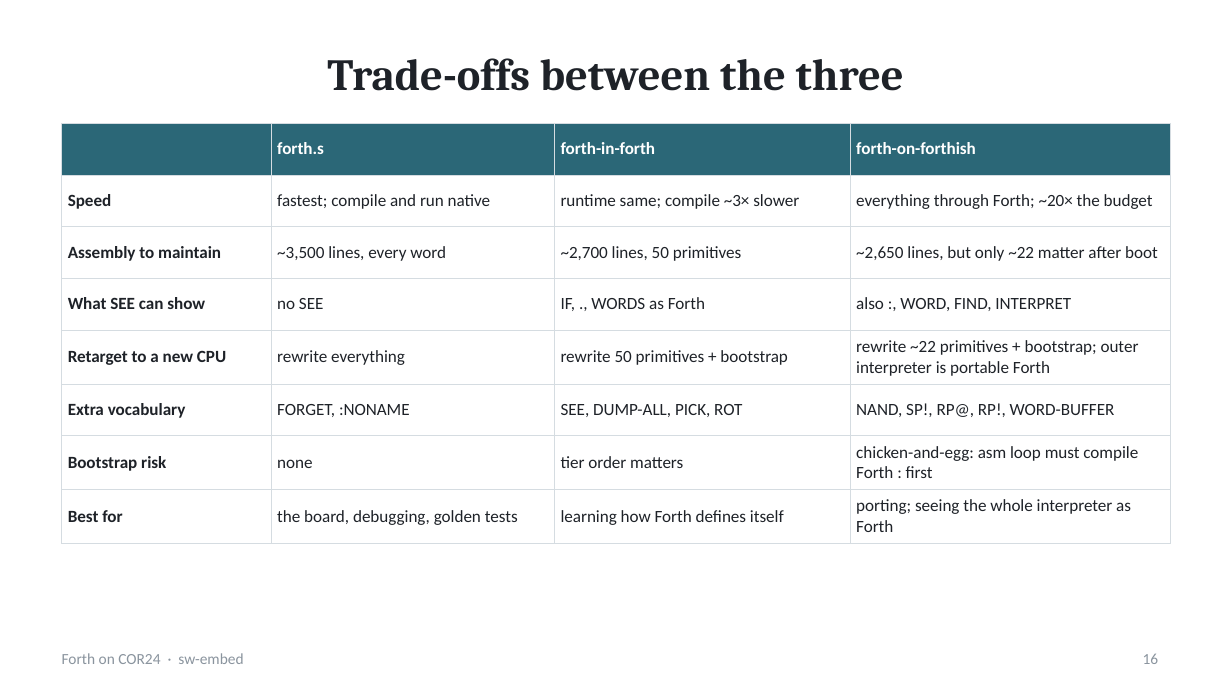
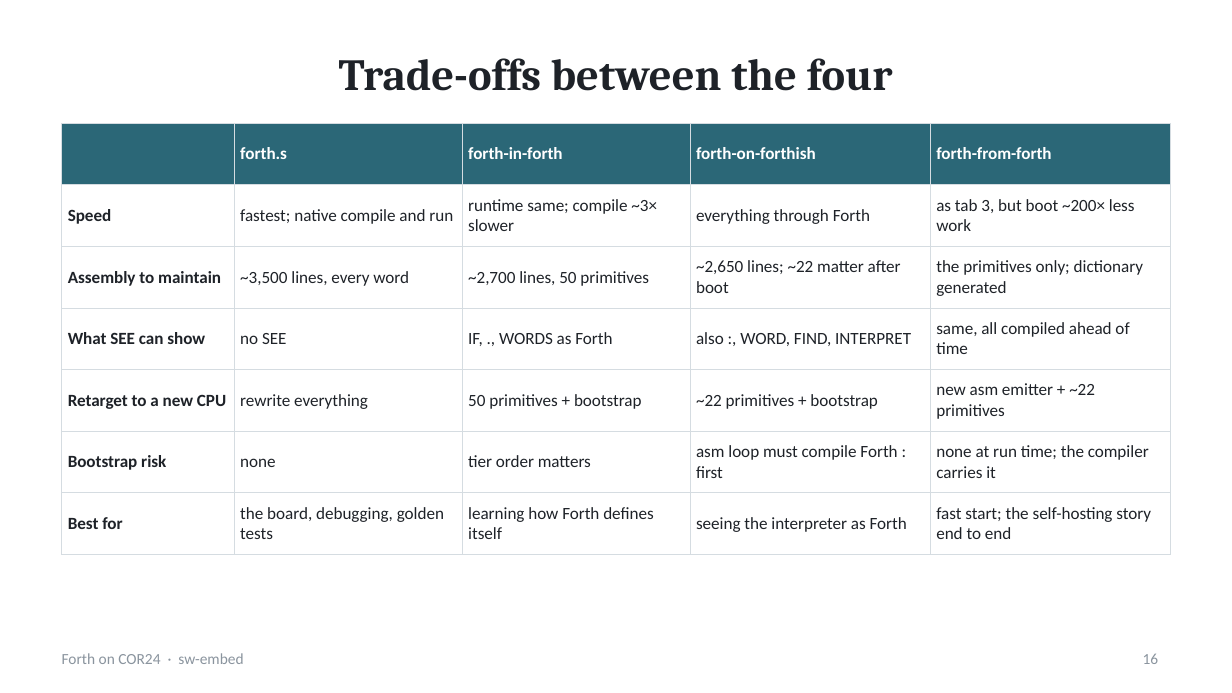
Before and after one commit to sw-embed/web-sw-cor24-forth, a slide deck: slide 16 of docs/forth-on-cor24.pptx. Drawn at 1232x693 pixels with LibreOffice and Linux fonts; fonts in the diff are those of the drawing. Boxes give left, top, right and bottom in pixels: in the first picture for what was removed or moved away, otherwise in the second. Text is boxed around its words. In the diff, an @@ line names an element or a change of style, - is before the commit and + after.

```diff
--- a/docs/forth-on-cor24.pptx
+++ b/docs/forth-on-cor24.pptx
@@ title at [339,58,893,91]: text changed @@
-Trade-offs between the three
+Trade-offs between the four
@@ table at [62,123,1170,543] @@
- | forth.s | forth-in-forth | forth-on-forthish
-Speed | fastest; compile and run native | runtime same; compile ~3× slower | everything through Forth; ~20× the budget
-Assembly to maintain | ~3,500 lines, every word | ~2,700 lines, 50 primitives | ~2,650 lines, but only ~22 matter after boot
-What SEE can show | no SEE | IF, ., WORDS as Forth | also :, WORD, FIND, INTERPRET
-Retarget to a new CPU | rewrite everything | rewrite 50 primitives + bootstrap | rewrite ~22 primitives + bootstrap; outer interpreter is portable Forth
-Extra vocabulary | FORGET, :NONAME | SEE, DUMP-ALL, PICK, ROT | NAND, SP!, RP@, RP!, WORD-BUFFER
-Bootstrap risk | none | tier order matters | chicken-and-egg: asm loop must compile Forth : first
-Best for | the board, debugging, golden tests | learning how Forth defines itself | porting; seeing the whole interpreter as Forth
+ | forth.s | forth-in-forth | forth-on-forthish | forth-from-forth
+Speed | fastest; native compile and run | runtime same; compile ~3× slower | everything through Forth | as tab 3, but boot ~200× less work
+Assembly to maintain | ~3,500 lines, every word | ~2,700 lines, 50 primitives | ~2,650 lines; ~22 matter after boot | the primitives only; dictionary generated
+What SEE can show | no SEE | IF, ., WORDS as Forth | also :, WORD, FIND, INTERPRET | same, all compiled ahead of time
+Retarget to a new CPU | rewrite everything | 50 primitives + bootstrap | ~22 primitives + bootstrap | new asm emitter + ~22 primitives
+Bootstrap risk | none | tier order matters | asm loop must compile Forth : first | none at run time; the compiler carries it
+Best for | the board, debugging, golden tests | learning how Forth defines itself | seeing the interpreter as Forth | fast start; the self-hosting story end to end
```
Also in this commit, not shown: 13 other slides changed, 1 other file.
